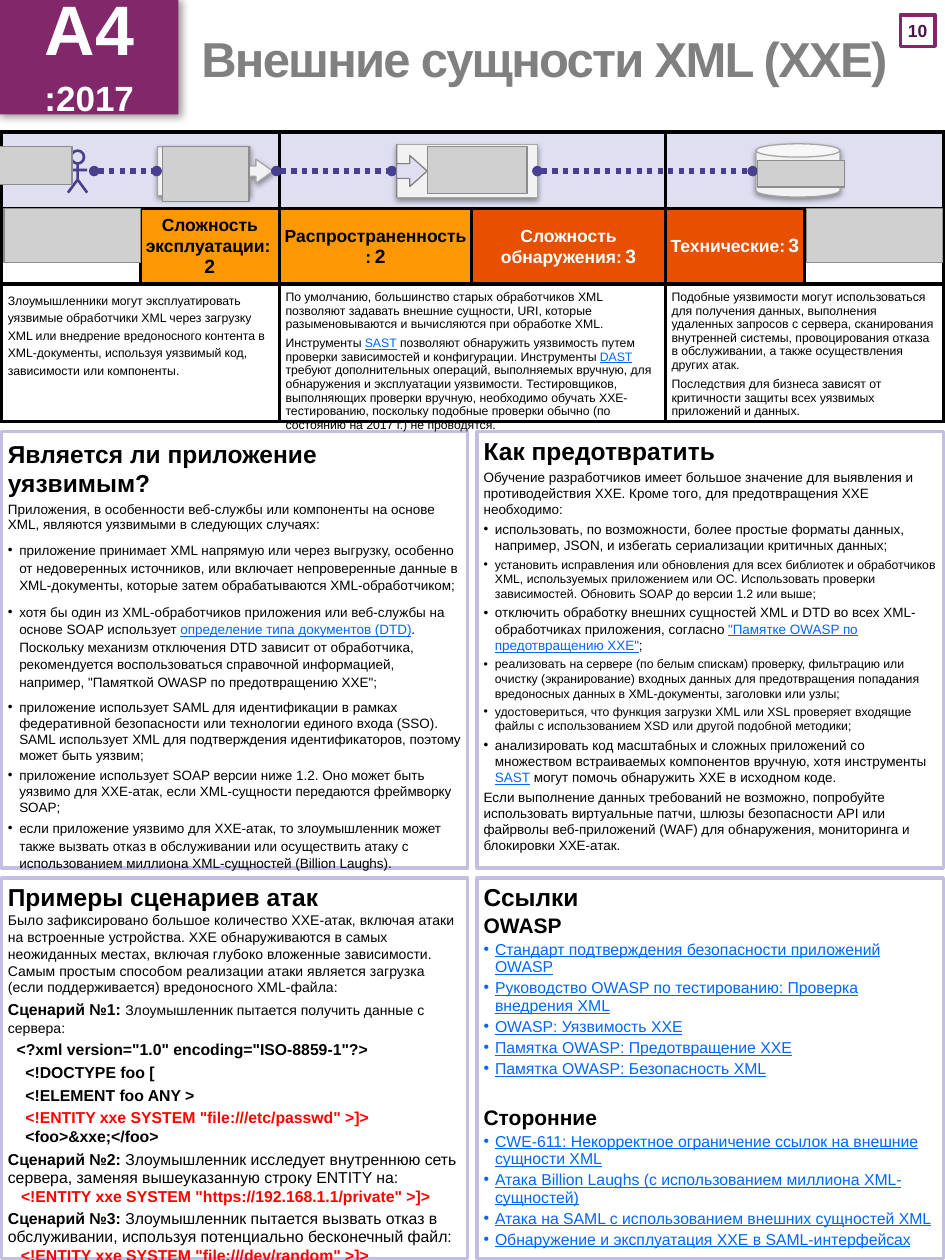
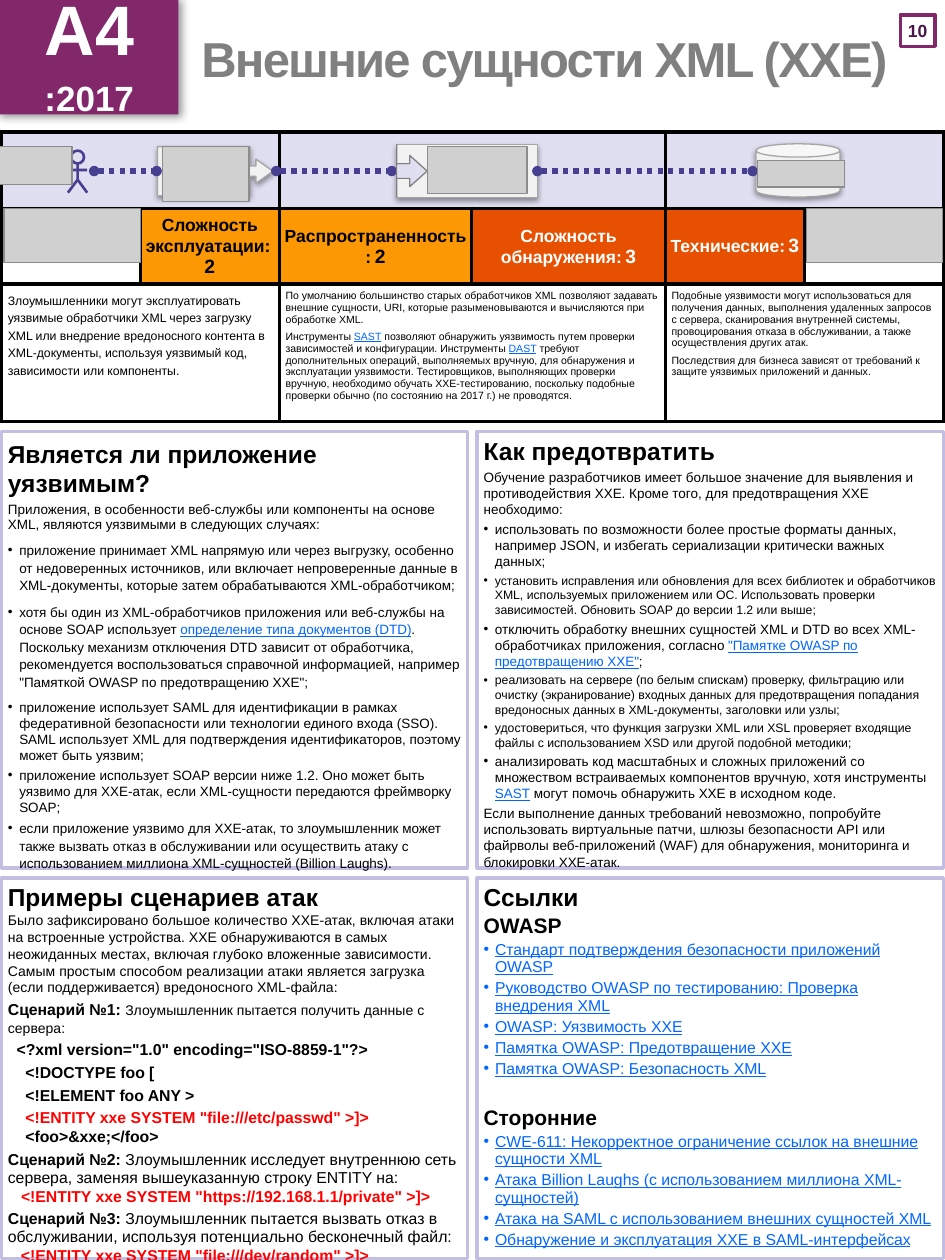
Before and after one commit to OWASP/Top10, a slide deck: slide 11 of 2017/OWASP Top 10-2017-ru.pptx. Drawn at 945x1260 pixels with LibreOffice and Linux fonts; fonts in the diff are those of the drawing; grey boxes stand for pictures. Boxes give left, top, right and bottom in pixels: in the first picture for what was removed or moved away, otherwise in the second. Text is boxed around its words. In the diff, an @@ line names an element or a change of style, - is before the commit and + after.

```diff
--- a/2017/OWASP Top 10-2017-ru.pptx
+++ b/2017/OWASP Top 10-2017-ru.pptx
@@ table at [1, 132, 944, 457] @@
-row 3, column 3: По умолчанию, большинство старых обработчиков XML позволяют задавать внешние сущности, URI, которые разыменовываются и вычисляются при обработке XML. / Инструменты SAST позволяют обнаружить уязвимость путем проверки зависимостей и конфигурации. Инструменты DAST требуют дополнительных операций, выполняемых вручную, для обнаружения и эксплуатации уязвимости. Тестировщиков, выполняющих проверки вручную, необходимо обучать XXE-тестированию, поскольку подобные проверки обычно (по состоянию на 2017 г.) не проводятся.
+row 3, column 3: По умолчанию большинство старых обработчиков XML позволяют задавать внешние сущности, URI, которые разыменовываются и вычисляются при обработке XML. / Инструменты SAST позволяют обнаружить уязвимость путем проверки зависимостей и конфигурации. Инструменты DAST требуют дополнительных операций, выполняемых вручную, для обнаружения и эксплуатации уязвимости. Тестировщиков, выполняющих проверки вручную, необходимо обучать XXE-тестированию, поскольку подобные проверки обычно (по состоянию на 2017 г.) не проводятся.
-row 3, column 5: Подобные уязвимости могут использоваться для получения данных, выполнения удаленных запросов с сервера, сканирования внутренней системы, провоцирования отказа в обслуживании, а также осуществления других атак. / Последствия для бизнеса зависят от критичности защиты всех уязвимых приложений и данных.
+row 3, column 5: Подобные уязвимости могут использоваться для получения данных, выполнения удаленных запросов с сервера, сканирования внутренней системы, провоцирования отказа в обслуживании, а также осуществления других атак. / Последствия для бизнеса зависят от требований к защите уязвимых приложений и данных.
@@ text at [495, 524, 896, 569]: text changed @@
-• использовать, по возможности, более простые форматы данных, например, JSON, и избегать сериализации критичных данных;
+• использовать по возможности более простые форматы данных, например JSON, и избегать сериализации критически важных данных;
@@ text at [19, 607, 459, 690]: text changed @@
-• хотя бы один из XML-обработчиков приложения или веб-службы на основе SOAP использует определение типа документов (DTD). Поскольку механизм отключения DTD зависит от обработчика, рекомендуется воспользоваться справочной информацией, например, "Памяткой OWASP по предотвращению XXE";
+• хотя бы один из XML-обработчиков приложения или веб-службы на основе SOAP использует определение типа документов (DTD). Поскольку механизм отключения DTD зависит от обработчика, рекомендуется воспользоваться справочной информацией, например "Памяткой OWASP по предотвращению XXE";
@@ text at [484, 808, 910, 870]: spaces changed @@
-Если выполнение данных требований не возможно, попробуйте использовать виртуальные патчи, шлюзы безопасности API или файрволы веб-приложений (WAF) для обнаружения, мониторинга и блокировки XXE-атак.
+Если выполнение данных требований невозможно, попробуйте использовать виртуальные патчи, шлюзы безопасности API или файрволы веб-приложений (WAF) для обнаружения, мониторинга и блокировки XXE-атак.
@@ text "Примеры сценариев атак" rewrapped from [8, 661, 736, 1246] to [8, 889, 457, 1246] @@
```
Also in this commit, not shown: 23 other slides changed, 22 other files.
